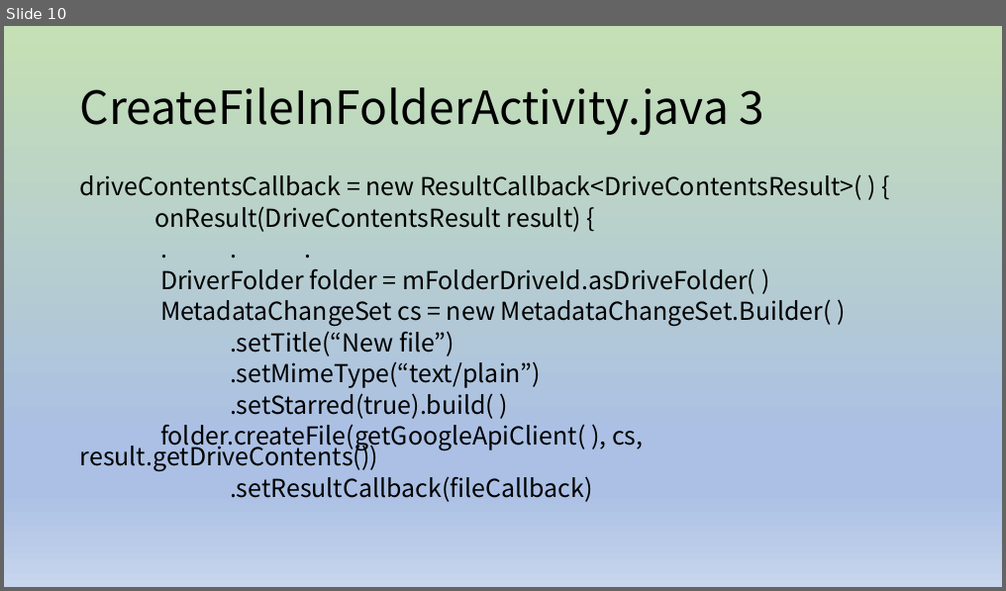
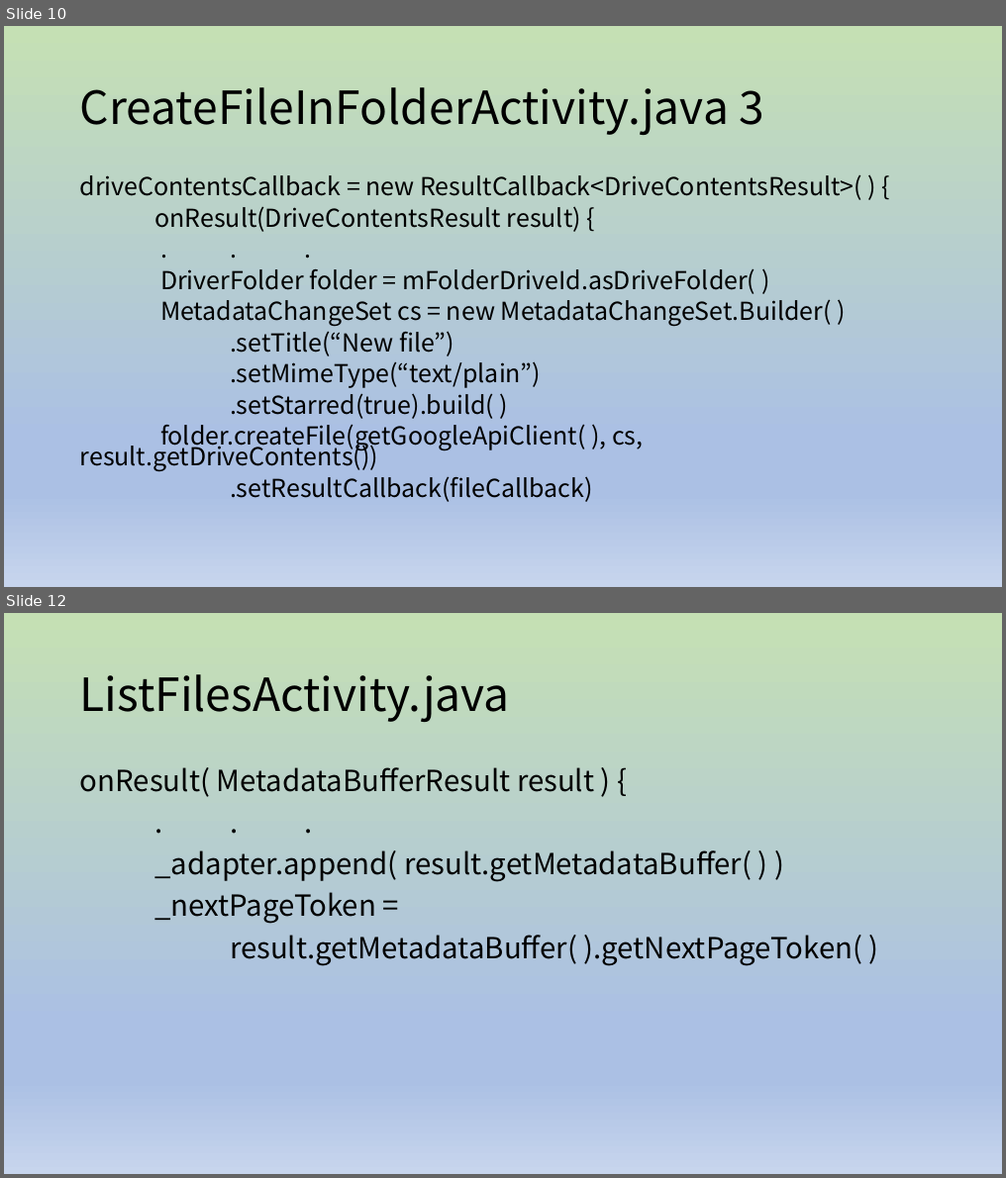
Before and after one commit to dummyFirst/NHK_Japanese, a slide deck: Android/GoogleDrive_AndroidDemo.pptx. Shown one above the other, each under a label of ours: slide 10 before the commit, slides 10 and 12 after it; the slides between them are not shown. The pictures are 1006x591 and 1006x1178 pixels, drawn with LibreOffice and Linux fonts; fonts in the diff are those of the drawing. Boxes give left, top, right and bottom in pixels: in the first picture for what was removed or moved away, otherwise in the second. Text is boxed around its words. In the diff, an @@ line names an element or a change of style, - is before the commit and + after.

```diff
--- a/Android/GoogleDrive_AndroidDemo.pptx
+++ b/Android/GoogleDrive_AndroidDemo.pptx
@@ slide 12 added at <box>4,613,1002,1174</box>, background gradient #C5E0B4 to #ABC0E4 to #C7D5ED @@
@@ title added at <box>80,674,510,722</box>, 44 pt, text #000000 @@
+ListFilesActivity.java
@@ text added at <box>80,767,863,966</box>, 28 pt, text #000000 @@
+onResult( MetadataBufferResult result ) {
+. . .
+_adapter.append( result.getMetadataBuffer( ) )
+_nextPageToken =
+result.getMetadataBuffer( ).getNextPageToken( )
```
Also in this commit, not shown: 2 other slides added, 1 other file.
